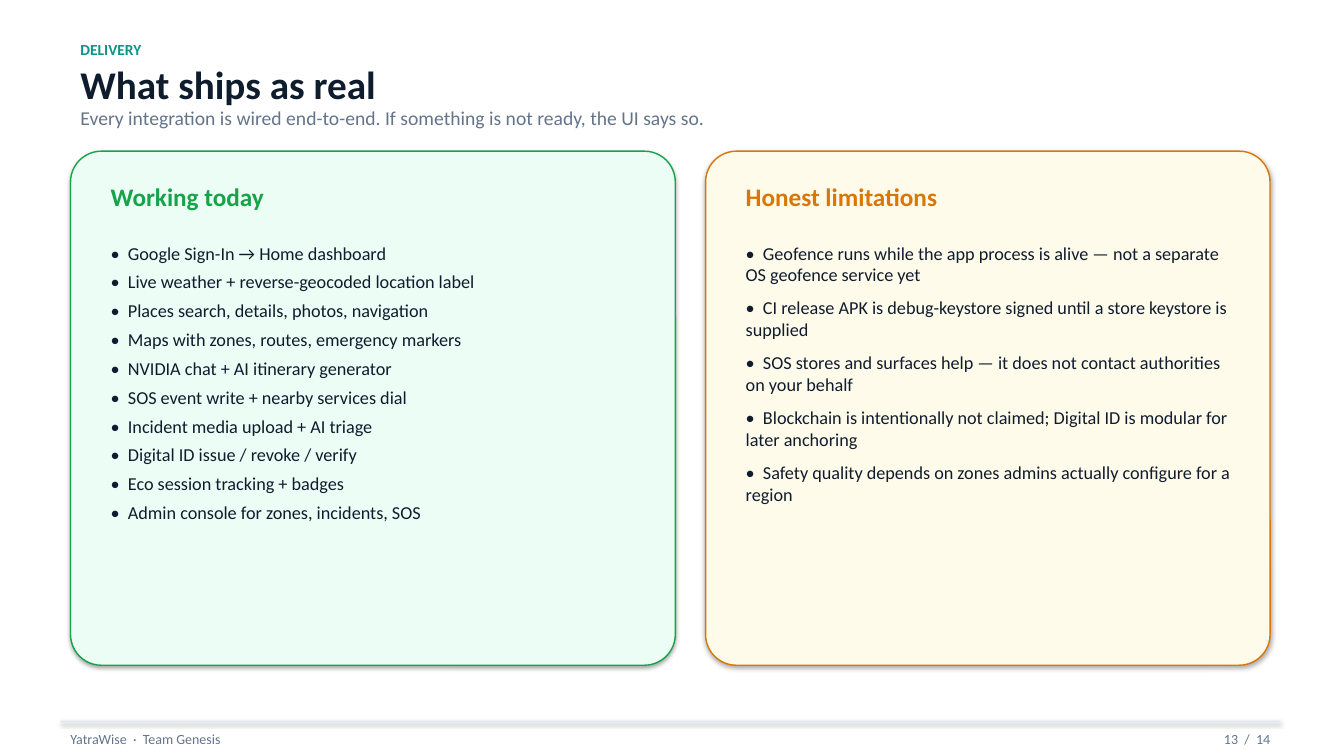
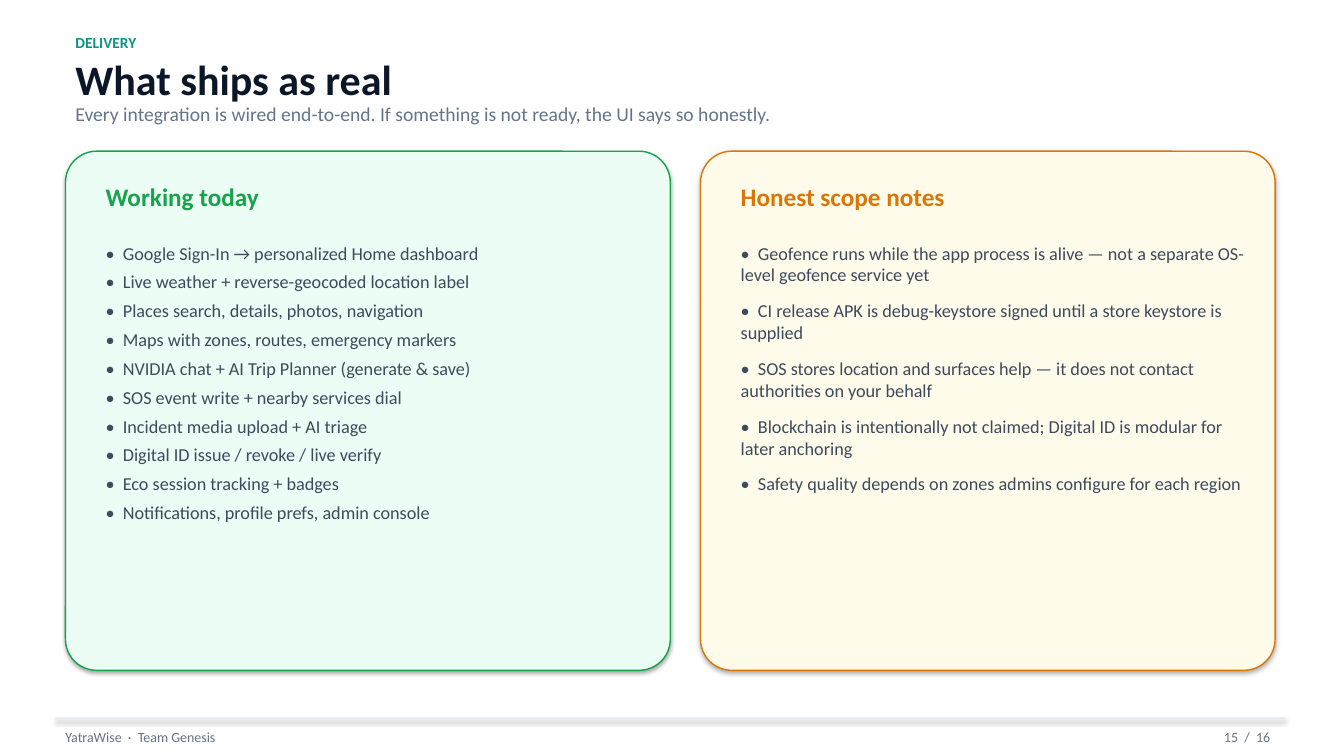
Before and after one commit to piyushkumarexe/travelling, a slide deck: slide 15 of docs/ppt/YatraWise_Team_Genesis.pptx (slide 13 before the commit). Drawn at 1344x756 pixels with LibreOffice and Linux fonts; fonts in the diff are those of the drawing. Boxes give left, top, right and bottom in pixels: in the first picture for what was removed or moved away, otherwise in the second. Text is boxed around its words. In the diff, an @@ line names an element or a change of style, - is before the commit and + after.

```diff
--- a/docs/ppt/YatraWise_Team_Genesis.pptx
+++ b/docs/ppt/YatraWise_Team_Genesis.pptx
@@ text "DELIVERY": place and size @@
-text "DELIVERY" at [80, 45, 141, 55]
+text "DELIVERY" at [75, 38, 136, 48]
@@ text "What ships as real" at [75, 65, 392, 102]: size 28 to 30 pt, text colour #0F1C2E to #0B1628 @@
@@ text at [75, 107, 770, 125]: text changed @@
-Every integration is wired end-to-end. If something is not ready, the UI says so.
+Every integration is wired end-to-end. If something is not ready, the UI says so honestly.
@@ rounded rectangle: place and size @@
-rounded rectangle at [71, 151, 676, 665]
+rounded rectangle at [66, 151, 670, 670]
@@ text "Working today": place and size @@
-text "Working today" at [111, 188, 263, 211]
+text "Working today" at [106, 188, 258, 211]
@@ rounded rectangle: place and size @@
-rounded rectangle at [706, 151, 1270, 665]
+rounded rectangle at [701, 151, 1275, 670]
@@ text at [741, 189, 944, 210]: text changed @@
-Honest limitations
+Honest scope notes
@@ text at [123, 247, 478, 263]: text changed; text colour #0F1C2E to #3D4A5C @@
-• Google Sign-In → Home dashboard
+• Google Sign-In → personalized Home dashboard
@@ text at [741, 247, 1244, 284]: text changed; text colour #0F1C2E to #3D4A5C @@
-• Geofence runs while the app process is alive — not a separate OS geofence service yet
+• Geofence runs while the app process is alive — not a separate OS-level geofence service yet
@@ text at [123, 275, 470, 493]: text colour #0F1C2E to #3D4A5C in "• Live weather + reverse-geocoded location label", "• Places search, details, photos, navigation", "• Maps with zones, routes, emergency markers", "• SOS event write + nearby services ..." and 2 more places @@
@@ text at [741, 304, 1222, 458]: text colour #0F1C2E to #3D4A5C in "• CI release APK is debug-keystore signed ...", "• Blockchain is intentionally not claimed; Digital ..."; more space between paragraphs @@
@@ text at [123, 362, 470, 378]: text changed; text colour #0F1C2E to #3D4A5C @@
-• NVIDIA chat + AI itinerary generator
+• NVIDIA chat + AI Trip Planner (generate & save)
@@ text at [741, 362, 1194, 400]: text changed; text colour #0F1C2E to #3D4A5C @@
-• SOS stores and surfaces help — it does not contact authorities on your behalf
+• SOS stores location and surfaces help — it does not contact authorities on your behalf
@@ text at [123, 448, 381, 464]: text changed; text colour #0F1C2E to #3D4A5C @@
-• Digital ID issue / revoke / verify
+• Digital ID issue / revoke / live verify
@@ text at [758, 477, 1241, 493]: text changed; text colour #0F1C2E to #3D4A5C @@
-• Safety quality depends on zones admins actually configure for a region
+• Safety quality depends on zones admins configure for each region
@@ text at [123, 506, 430, 522]: text changed; text colour #0F1C2E to #3D4A5C @@
-• Admin console for zones, incidents, SOS
+• Notifications, profile prefs, admin console
@@ rectangle: place and size @@
-rectangle at [60, 721, 1280, 722]
+rectangle at [55, 718, 1286, 720]
@@ text "YatraWise · Team Genesis": place and size @@
-text "YatraWise · Team Genesis" at [70, 734, 220, 744]
+text "YatraWise · Team Genesis" at [65, 732, 215, 742]
@@ text at [1224, 732, 1270, 742]: text changed @@
-13 / 14
+15 / 16
```
Also in this commit, not shown: 13 other slides changed, 2 slides added, 1 other file.
